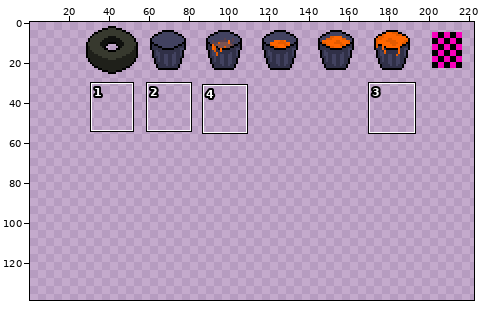
A sprite sheet gets an edit: assets/items.png. The picture above shows the old version from afar; the outline marks the close-up.
Close-up. The starting point:
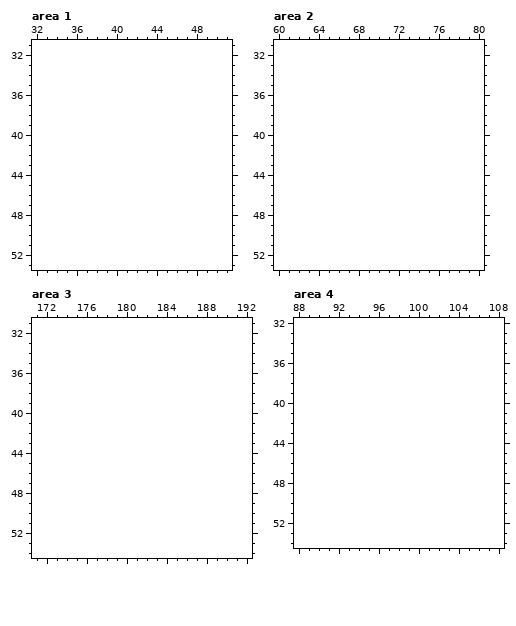
The file is 448x56 pixels, drawn in blocks of 2x2; one block is one cell here. Colours within 5 levels of each other are drawn and written as one. Shown: area 1: x 32..51, y 31..53; area 2: x 60..80, y 31..53; area 3: x 171..192, y 31..54; area 4: x 88..108, y 32..54. The old version is drawn lined up with the new one, on the new canvas. The wide view leaves out empty margins. The commit also changed other parts of the picture, which this record leaves out.
The same view after the edit:
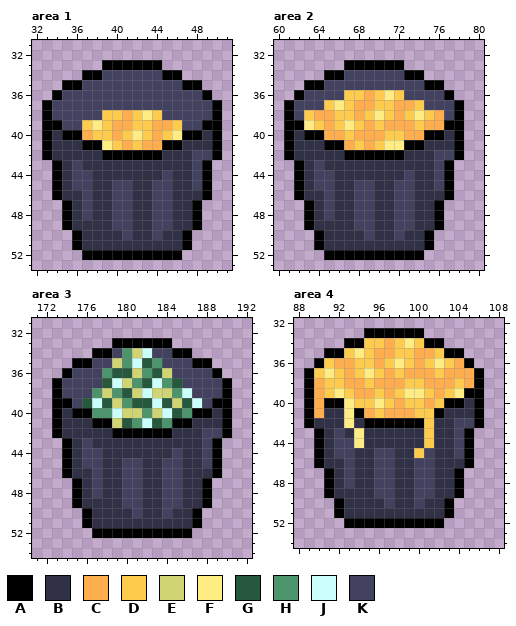
Palette (. is transparent): A #000000  B #303047  C #ffad4d  D #ffcb4d  E #d1d473  F #ffec82  G #25583c  H #4b946c  J #cbfffc  K #424260
Changes in this commit:
canvas 224x28 -> 224x140
--- area 1
@@ x 32..51 @@
 32 ....................
-33 ....................
-34 ....................
-35 ....................
-36 ....................
-37 ....................
-38 ....................
-39 ....................
-40 ....................
-41 ....................
-42 ....................
-43 ....................
-44 ....................
-45 ....................
-46 ....................
-47 ....................
-48 ....................
-49 ....................
-50 ....................
-51 ....................
-52 ....................
+33 .......AAAAAA.......
+34 .....AAKKKKKKAA.....
+35 ...AAKKKKKKKKKKAA...
+36 ..AKKKKKKKKKKKKKKA..
+37 .AKKKKKKKKKKKKKKKKA.
+38 .AKKKKKDDCDFDKKKKKA.
+39 .AAKKDFDCCDDCCDKKAA.
+40 .ABAACDDCDFDCDFAABA.
+41 .ABBBAAFDCDCCAABBBA.
+42 .ABBBBBAAAAAABBBKKA.
+43 ..ABKBBBBBBBBBBBKA..
+44 ..ABKKBBBBBBBKBBKA..
+45 ..ABKKBBKKBBKKBBKA..
+46 ..ABBKBBKKBBKKBBBA..
+47 ...ABKBBKKBBKKBBA...
+48 ...ABKBBKKBBKKBBA...
+49 ...ABBBBKKBBKKBBA...
+50 ....ABBBBKBBKBBA....
+51 ....ABBBBBBBBBBA....
+52 .....AAAAAAAAAA.....
 53 ....................
--- area 2
@@ x 60..80 @@
 32 .....................
-33 .....................
-34 .....................
-35 .....................
-36 .....................
-37 .....................
-38 .....................
-39 .....................
-40 .....................
-41 .....................
-42 .....................
-43 .....................
-44 .....................
-45 .....................
-46 .....................
-47 .....................
-48 .....................
-49 .....................
-50 .....................
-51 .....................
-52 .....................
+33 .......AAAAAA........
+34 .....AAKKKKKKAA......
+35 ...AAKKKKKKKKKKAA....
+36 ..AKKKKDDCDFDKKKKA...
+37 .AKKKDFDCCDDCCDKKKA..
+38 .AKDCCDDCDFDCDFDCKA..
+39 .AAFDCDFDCDCCCDCCAA..
+40 .ABAACCDCCCDDCCAABA..
+41 .ABBBAACDCDFFAABBBA..
+42 .ABBBBBAAAAAABBBKKA..
+43 ..ABKBBBBBBBBBBBKA...
+44 ..ABKKBBBBBBBKBBKA...
+45 ..ABKKBBKKBBKKBBKA...
+46 ..ABBKBBKKBBKKBBBA...
+47 ...ABKBBKKBBKKBBA....
+48 ...ABKBBKKBBKKBBA....
+49 ...ABBBBKKBBKKBBA....
+50 ....ABBBBKBBKBBA.....
+51 ....ABBBBBBBBBBA.....
+52 .....AAAAAAAAAA......
 53 .....................
--- area 3
@@ x 171..192 @@
 32 ......................
-33 ......................
-34 ......................
-35 ......................
-36 ......................
-37 ......................
-38 ......................
-39 ......................
-40 ......................
-41 ......................
-42 ......................
-43 ......................
-44 ......................
-45 ......................
-46 ......................
-47 ......................
-48 ......................
-49 ......................
-50 ......................
-51 ......................
-52 ......................
+33 ........AAAAAA........
+34 ......AAKHEJKKAA......
+35 ....AAKKEHJGHKKKAA....
+36 ...AKKKHGGEHGEKKKKA...
+37 ..AKKKKGJEHGJHGKKKKA..
+38 ..AKKKHEHGEJEEHJKKKA..
+39 ..AAKGJGEHGGJGEGJKAA..
+40 ..ABAAHHJEEHEJGHAABA..
+41 ..ABBBAAEGHJGHAABBBA..
+42 ..ABBBBBAAAAAABBBKKA..
+43 ...ABKBBBBBBBBBBBKA...
+44 ...ABKKBBBBBBBKBBKA...
+45 ...ABKKBBKKBBKKBBKA...
+46 ...ABBKBBKKBBKKBBBA...
+47 ....ABKBBKKBBKKBBA....
+48 ....ABKBBKKBBKKBBA....
+49 ....ABBBBKKBBKKBBA....
+50 .....ABBBBKBBKBBA.....
+51 .....ABBBBBBBBBBA.....
+52 ......AAAAAAAAAA......
 53 ......................
--- area 4
@@ x 88..108 @@
 32 .....................
-33 .....................
-34 .....................
-35 .....................
-36 .....................
-37 .....................
-38 .....................
-39 .....................
-40 .....................
-41 .....................
-42 .....................
-43 .....................
-44 .....................
-45 .....................
-46 .....................
-47 .....................
-48 .....................
-49 .....................
-50 .....................
-51 .....................
-52 .....................
+33 .......AAAAAA........
+34 .....AADDCDFDAA......
+35 ...AADFDCCDDCCDAA....
+36 ..ADCCDDCDFDCDFDCA...
+37 .ADFDCDFDCDCCCDCCCA..
+38 .ACDDCCDCCCDDCCCDCA..
+39 .ACDFDCCDCDFFDCDFAA..
+40 .ACAAFDDFDCDDCDAABA..
+41 .ACBBFACDCCCDDABBBA..
+42 .ABBBFBAAAAAADBBKKA..
+43 ..ABKBFBBBBBBDBBKA...
+44 ..ABKKFBBBBBBDBBKA...
+45 ..ABKKBBKKBBDKBBKA...
+46 ..ABBKBBKKBBKKBBBA...
+47 ...ABKBBKKBBKKBBA....
+48 ...ABKBBKKBBKKBBA....
+49 ...ABBBBKKBBKKBBA....
+50 ....ABBBBKBBKBBA.....
+51 ....ABBBBBBBBBBA.....
+52 .....AAAAAAAAAA......
 53 .....................
Boxes around the changes in both close-ups, in picture pixels (x1, y1, x2, y2):
added: (42, 60, 222, 260)
added: (284, 60, 464, 260)
added: (52, 338, 232, 538)
added: (304, 328, 484, 528)
